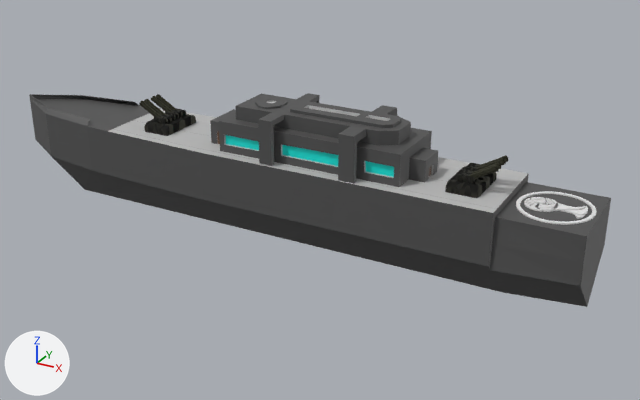
The Blender file modelajes skins/Futbol/barco3x1Fut.blend: old version first, new version second.
Both versions are drawn from a 50 mm camera at (9.01, -14.46, 10.26) aimed at (0.83, 0.41, 2.83). The axes (+X, +Y, +Z) are drawn at lower left. The lights are the same throughout.
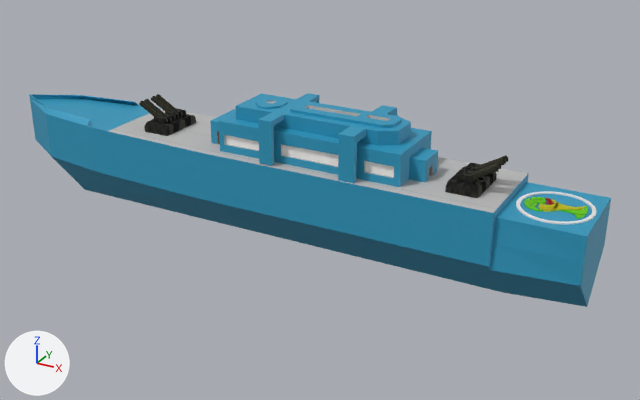
Where the change shows, as pixel boxes (x1, y1, x2, y2) in the pictures (640 x 400 px):
'Cube', recoloured (grey to cyan)
    both: (29, 93, 611, 307)
part 1 of me_plane, recoloured (grey to green)
    both: (524, 197, 546, 212)
part 2 of me_plane, recoloured
    both: (560, 206, 588, 219)
part 3 of me_plane, recoloured (white to yellow)
    both: (538, 199, 585, 212)

Patch to the scene script:
```diff
--- a/modelajes skins/Futbol/barco3x1Fut.blend.py
+++ b/modelajes skins/Futbol/barco3x1Fut.blend.py
@@ mat_grisoscuro @@
 mat_grisoscuro = principled_material('grisOscuro')
-mat_grisoscuro.base_color = (0.0834, 0.0834, 0.0834)  # dark grey #525252
+mat_grisoscuro.base_color = (0.0253, 0.321, 0.523)  # cyan #2c9abf
@@ mat_celeste @@
 mat_celeste = principled_material('celeste')
-mat_celeste.base_color = (0.0, 0.8, 0.72)  # cyan #00e7dd
+mat_celeste.base_color = (1.0, 0.993, 0.971)  # white #fffefc
@@ mat_material_002 @@
+mat_material_002 = principled_material('Material.002')
+mat_material_002.base_color = (0.8, 0.739, 0.0)  # yellow #e7df00
+mat_material_002.metallic = 0.568
@@ mat_verde @@
+mat_verde = principled_material('verde')
+mat_verde.base_color = (0.191, 0.8, 0.0)  # green #79e700
+mat_verde.metallic = 0.541
@@ mat_material_003 @@
+mat_material_003 = principled_material('Material.003')
+mat_material_003.base_color = (0.523, 0.00158, 0.0)  # red #bf0500
+mat_material_003.metallic = 0.359
@@ me_plane @@
 me_plane.from_pydata(...)  # 1108 vertices, 630 faces; spans x -1.4..1.3, y -2.0..23.7, z -0.7..0.0
 # used by ob_plane; location = (6.21, 0.11, 3.86); rotation_euler = (0.0, 0.0, 1.571), in degrees (0, 0, 90); scale = (0.211, 0.0426, 0.0823)
+# me_plane part 1: 201 of the faces centred in x -1.4..1.3, y 14.6..23.7, z -0.7..0.0 switch from no material to mat_verde (green #79e700)
+# me_plane part 2: 127 of the faces centred in x -1.3..1.2, y -2.0..11.0, z -0.7..0.0 switch from no material to mat_verde (green #79e700)
+# me_plane part 3: 153 of the faces centred in x -1.3..1.3, y 0.1..17.4, z -0.7..0.0 switch from no material to mat_material_002 (yellow #e7df00)
+me_plane.materials.append(mat_material_003)  # red #bf0500
```
